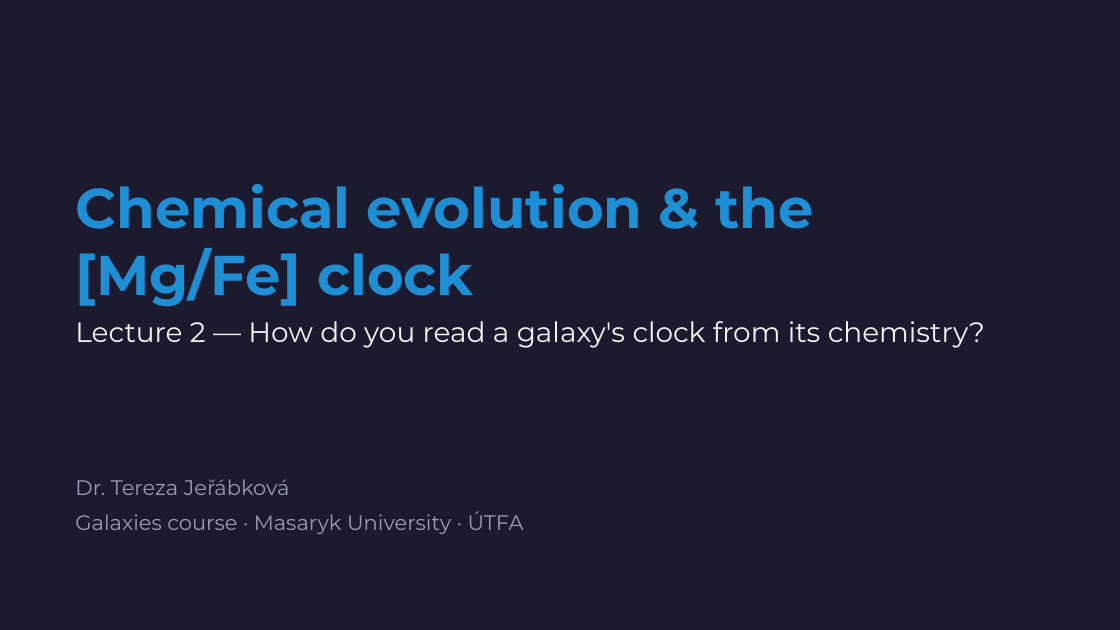
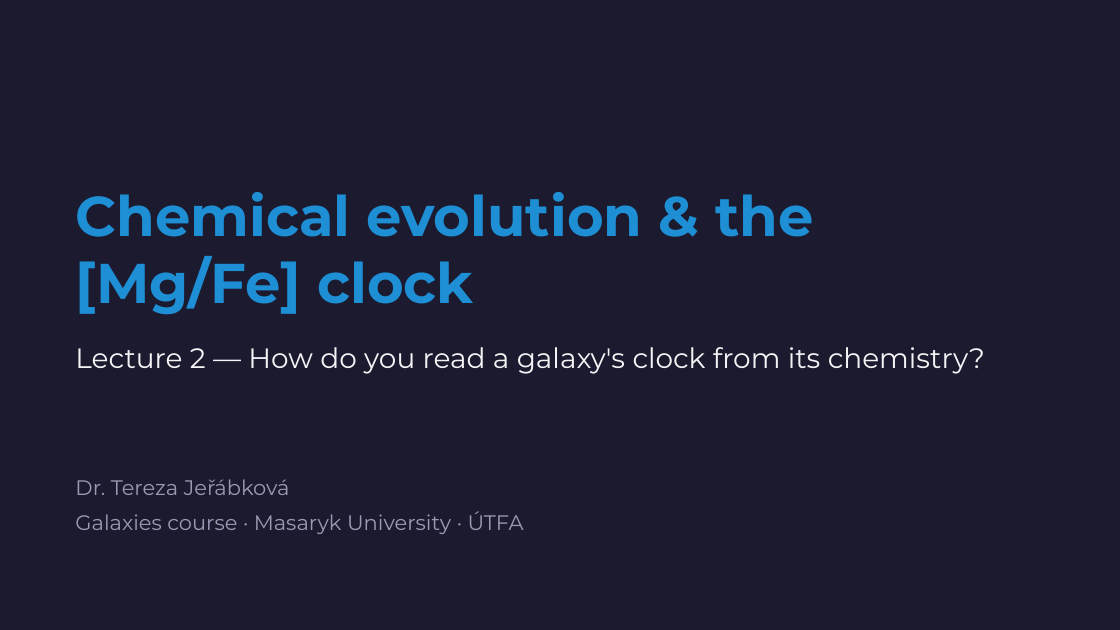
Before and after one commit to Azeret/stellar-populations-lectures, a slide deck: slide 1 of slides/lecture2_chemical_evolution.pptx. Drawn at 1120x630 pixels with LibreOffice and Linux fonts; fonts in the diff are those of the drawing. Boxes give left, top, right and bottom in pixels: in the first picture for what was removed or moved away, otherwise in the second. Text is boxed around its words. In the diff, an @@ line names an element or a change of style, - is before the commit and + after.

```diff
--- a/slides/lecture2_chemical_evolution.pptx
+++ b/slides/lecture2_chemical_evolution.pptx
@@ text "Chemical evolution & the [Mg/Fe] ...": place and size @@
-text "Chemical evolution & the [Mg/Fe] ..." at [75,184,814,307]
+text "Chemical evolution & the [Mg/Fe] ..." at [75,192,814,315]
@@ text "Chemical evolution & the [Mg/Fe] ..." at [75,192,814,315]: vertical alignment top to bottom @@
@@ text "Lecture 2 — How do ...": place and size @@
-text "Lecture 2 — How do ..." at [75,321,985,348]
+text "Lecture 2 — How do ..." at [75,347,985,374]
```
Also in this commit, not shown: 10 other slides changed, 5 other files.
